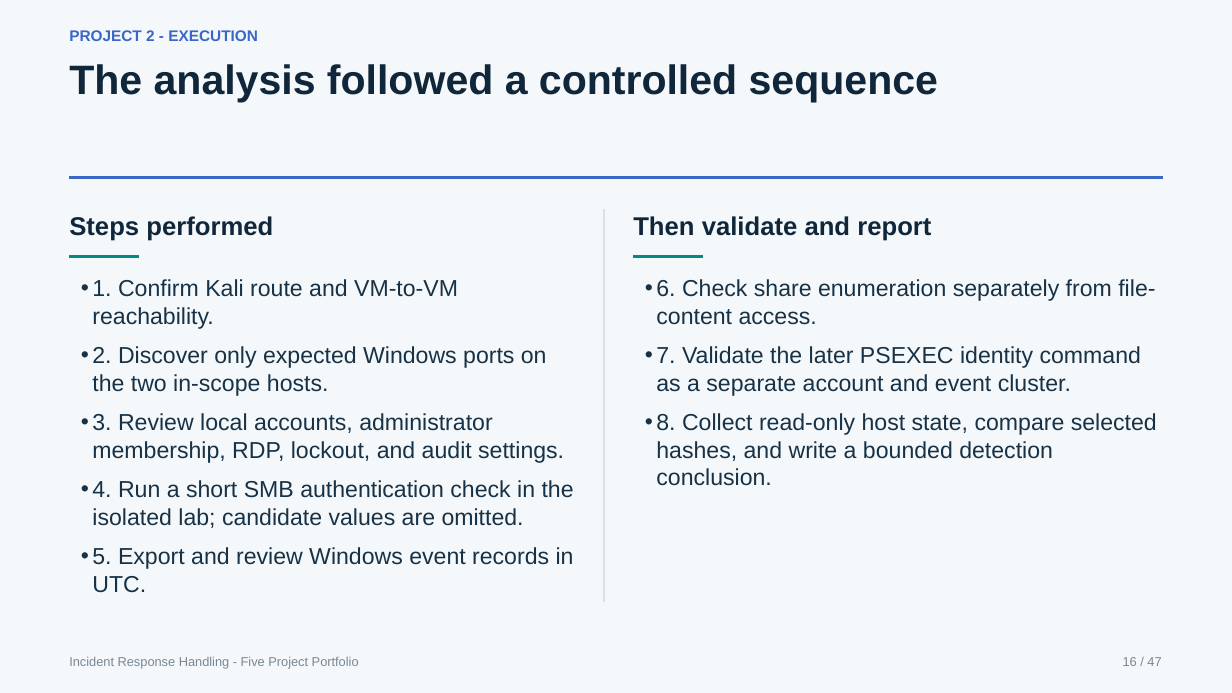
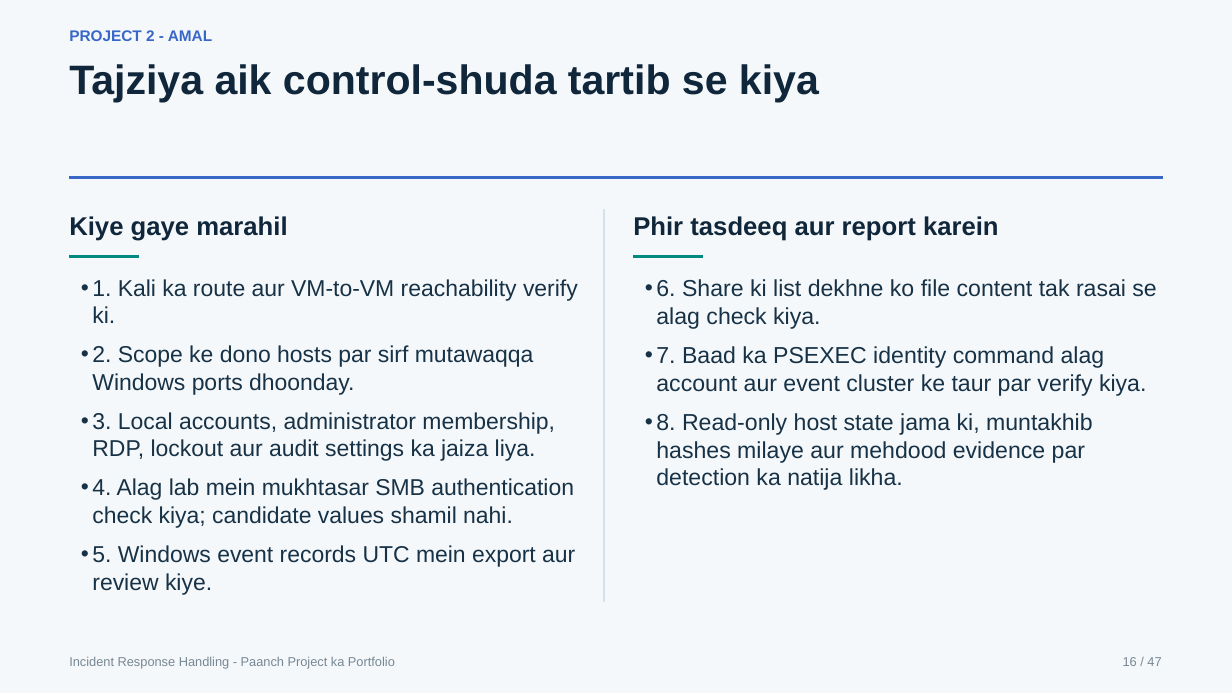
Before and after one commit to CyberBoy50/Cyber-Project-IR-Portfolio, a slide deck: slide 16 of presentation/Cyber_Project_Complete_IR_Training_Briefing.pptx. Drawn at 1232x693 pixels with LibreOffice and Linux fonts; fonts in the diff are those of the drawing. Boxes give left, top, right and bottom in pixels: in the first picture for what was removed or moved away, otherwise in the second. Text is boxed around its words. In the diff, an @@ line names an element or a change of style, - is before the commit and + after.

```diff
--- a/presentation/Cyber_Project_Complete_IR_Training_Briefing.pptx
+++ b/presentation/Cyber_Project_Complete_IR_Training_Briefing.pptx
@@ text at [69,30,212,41]: text changed @@
-PROJECT 2 - EXECUTION
+PROJECT 2 - AMAL
@@ text at [69,64,819,103]: text changed @@
-The analysis followed a controlled sequence
+Tajziya aik control-shuda tartib se kiya
@@ text at [69,216,287,241]: text changed @@
-Steps performed
+Kiye gaye marahil
@@ text at [633,216,999,241]: text changed @@
-Then validate and report
+Phir tasdeeq aur report karein
@@ text at [92,279,578,595]: text changed; size 18 to 17.9 pt @@
-• 1. Confirm Kali route and VM-to-VM reachability.
-• 2. Discover only expected Windows ports on the two in-scope hosts.
-• 3. Review local accounts, administrator membership, RDP, lockout, and audit settings.
-• 4. Run a short SMB authentication check in the isolated lab; candidate values are omitted.
-• 5. Export and review Windows event records in UTC.
+• 1. Kali ka route aur VM-to-VM reachability verify ki.
+• 2. Scope ke dono hosts par sirf mutawaqqa Windows ports dhoonday.
+• 3. Local accounts, administrator membership, RDP, lockout aur audit settings ka jaiza liya.
+• 4. Alag lab mein mukhtasar SMB authentication check kiya; candidate values shamil nahi.
+• 5. Windows event records UTC mein export aur review kiye.
@@ text at [656,279,1156,490]: text changed @@
-• 6. Check share enumeration separately from file-content access.
-• 7. Validate the later PSEXEC identity command as a separate account and event cluster.
-• 8. Collect read-only host state, compare selected hashes, and write a bounded detection conclusion.
+• 6. Share ki list dekhne ko file content tak rasai se alag check kiya.
+• 7. Baad ka PSEXEC identity command alag account aur event cluster ke taur par verify kiya.
+• 8. Read-only host state jama ki, muntakhib hashes milaye aur mehdood evidence par detection ka natija likha.
@@ text at [69,657,395,669]: text changed @@
-Incident Response Handling - Five Project Portfolio
+Incident Response Handling - Paanch Project ka Portfolio
```
Also in this commit, not shown: 46 other slides changed, 1 other file.
